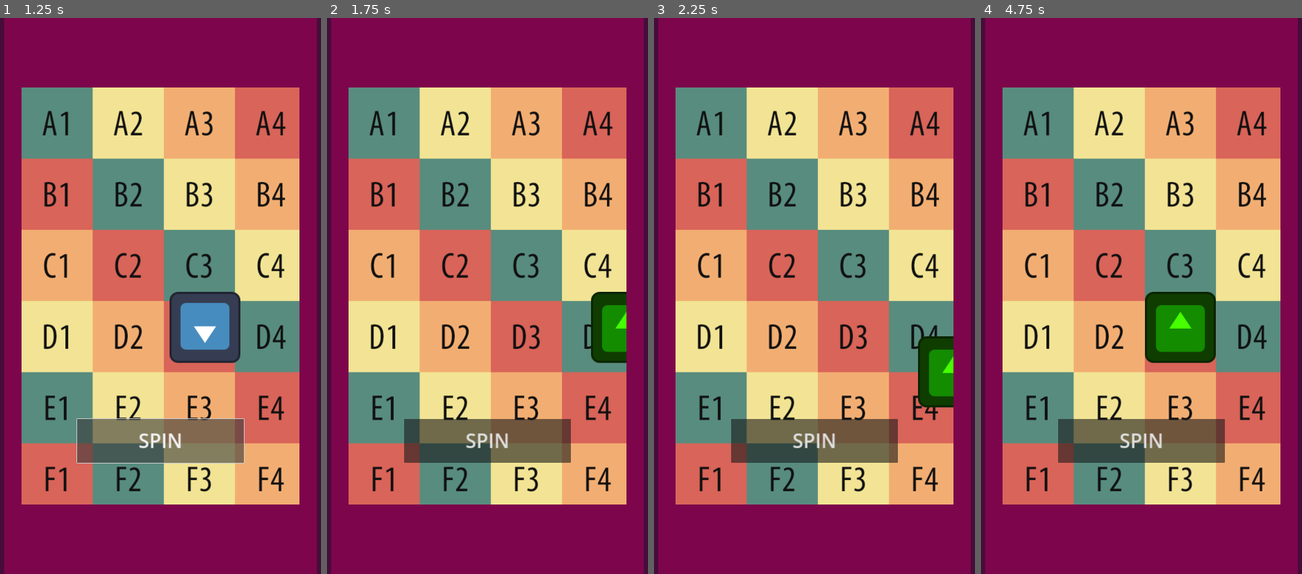
Above: before the commit, frames 1-4 (left to right).
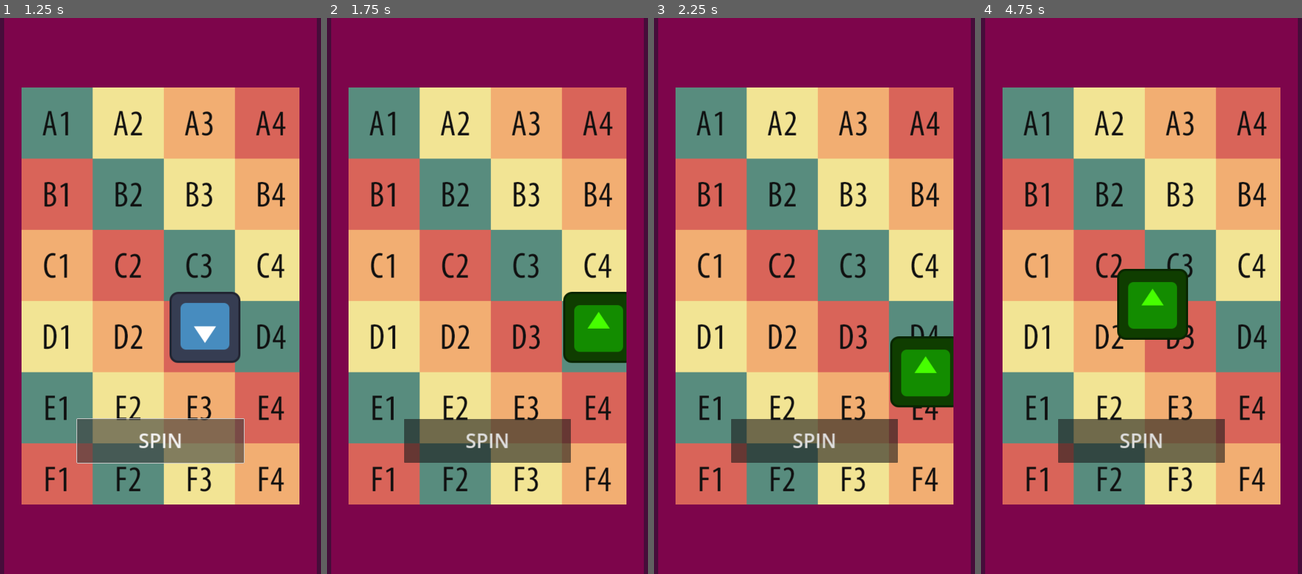
Above: after the commit, the same moments.

Repository: BajaTheFrog/scalable-fixed-aspect-demo
Game: Godot game, scene res://phone_portrait_demo.tscn
Two runs of this game, one before a commit and one after it. Both use one fixed random seed, a clock stepped at 60 frames per second and the inputs below. The project has no main scene, so this scene is started directly. The engine's default icon, where the game draws it, is replaced by a stand-in: a white triangle on a blue panel in a dark square.
Inputs (mouse positions are in pixels of both pictures, inside the frame that each line leads up to):
- Up to frame 1 (1.25 s): click "SPIN" at 0.5 s
- Up to frame 2 (1.75 s): tap Enter at 1.25 s; move the mouse to (532, 329) at 1.27 s; hold D (move_right) from 1.28 s (still down); click (532, 329) at 1.42 s
- Up to frame 3 (2.25 s): tap Space at 2 s; move the mouse to (740, 323) at 2.02 s; release D (move_right) at 2.03 s; hold S (move_down) from 2.03 s (still down)
- Up to frame 4 (4.75 s): move the mouse to (1176, 173) at 2.77 s; release S (move_down) at 2.78 s; hold D (move_right) 2.78-3.53 s; tap Enter at 3.5 s; move the mouse to (1122, 407) at 3.52 s; hold W (move_up) 3.53-4.28 s; click (1122, 407) at 3.67 s; move the mouse to (1250, 379) at 4.27 s; hold A (move_left) from 4.28 s (still down)

Frame 1 is identical in both runs. In frame 2, 1.6% of the frame differs, in the area x 73-94%, y 49-63%; in frame 3, 1.6%; in frame 4, 4.1%, in the area x 42-74%, y 45-63%.

Commit message:
Added viewport boundary controller

Diff:
--- a/icon_man.gd
+++ b/icon_man.gd
@@ -11,9 +11,6 @@
 		velocity.y = move_toward(velocity.y, 0, SPEED)
 
 	move_and_slide()
-
-	position.x = clamp(position.x, 0, get_viewport().size.x)
-	position.y = clamp(position.y, 0, get_viewport().size.y)
 
 
 func _on_button_pressed() -> void:
--- a/test_gameplay_scene.tscn
+++ b/test_gameplay_scene.tscn
@@ -1,8 +1,11 @@
-[gd_scene load_steps=2 format=3 uid="uid://chnmwjy38xvya"]
+[gd_scene load_steps=3 format=3 uid="uid://chnmwjy38xvya"]
 
 [ext_resource type="PackedScene" uid="uid://wqijouwafajp" path="res://icon_man.tscn" id="1_8vjg8"]
+[ext_resource type="PackedScene" uid="uid://cowvgi30mk8fj" path="res://viewport_barrier.tscn" id="1_fgl4g"]
 
 [node name="TestJetPackScene" type="Node2D"]
+
+[node name="ViewportBarrier" parent="." instance=ExtResource("1_fgl4g")]
 
 [node name="IconMan" parent="." instance=ExtResource("1_8vjg8")]
 position = Vector2(660, 863)
--- /dev/null
+++ b/viewport_barrier.gd
@@ -0,0 +1,61 @@
+@tool
+extends Node2D
+class_name ViewportBoundaryController
+
+@export var top_edge_body: StaticBody2D
+@export var left_edge_body: StaticBody2D
+@export var right_edge_body: StaticBody2D
+@export var bottom_edge_body: StaticBody2D
+@export_flags_2d_physics var collision_layer: int = 1:
+	set(value):
+		collision_layer = value
+		_update_layers(value)
+@export_flags_2d_physics var collision_mask: int = 1:
+	set(value):
+		collision_mask = value
+		_update_masks(value)
+
+var update_on_next_physics_frame = false
+
+func _ready() -> void:
+	_update_boundaries()
+	_update_layers(collision_layer)
+	_update_masks(collision_mask)
+	get_viewport().size_changed.connect(_on_viewport_size_changed)
+
+
+func _process(delta: float) -> void:
+	if Engine.is_editor_hint():
+		_update_boundaries()
+
+
+func _physics_process(delta: float) -> void:
+	if update_on_next_physics_frame:
+		_update_boundaries()
+		update_on_next_physics_frame = false
+
+
+func _on_viewport_size_changed() -> void:
+	update_on_next_physics_frame = true
+
+
+func _update_boundaries() -> void:
+	var viewport_rect = get_viewport().get_visible_rect()
+	top_edge_body.global_position = viewport_rect.position # top left
+	left_edge_body.global_position = Vector2(viewport_rect.position.x, viewport_rect.end.y) # bottom left
+	right_edge_body.global_position = Vector2(viewport_rect.end.x, viewport_rect.position.y) # top right
+	bottom_edge_body.global_position = viewport_rect.end # bottom right
+
+
+func _update_layers(value: int) -> void:
+	top_edge_body.collision_layer = value
+	left_edge_body.collision_layer = value
+	right_edge_body.collision_layer = value
+	bottom_edge_body.collision_layer = value
+
+
+func _update_masks(value: int) -> void:
+	top_edge_body.collision_mask = value
+	left_edge_body.collision_mask = value
+	right_edge_body.collision_mask = value
+	bottom_edge_body.collision_mask = value
--- /dev/null
+++ b/viewport_barrier.tscn
@@ -0,0 +1,44 @@
+[gd_scene load_steps=6 format=3 uid="uid://cowvgi30mk8fj"]
+
+[ext_resource type="Script" path="res://viewport_barrier.gd" id="1_c8p8f"]
+
+[sub_resource type="WorldBoundaryShape2D" id="WorldBoundaryShape2D_lfvmu"]
+normal = Vector2(0, 1)
+
+[sub_resource type="WorldBoundaryShape2D" id="WorldBoundaryShape2D_57015"]
+normal = Vector2(1, 0)
+
+[sub_resource type="WorldBoundaryShape2D" id="WorldBoundaryShape2D_cn0xl"]
+normal = Vector2(-1, 0)
+
+[sub_resource type="WorldBoundaryShape2D" id="WorldBoundaryShape2D_r68lu"]
+
+[node name="ViewportBarrier" type="Node2D" node_paths=PackedStringArray("top_edge_body", "left_edge_body", "right_edge_body", "bottom_edge_body")]
+script = ExtResource("1_c8p8f")
+top_edge_body = NodePath("top_edge_body")
+left_edge_body = NodePath("left_edge_body")
+right_edge_body = NodePath("right_edge_body")
+bottom_edge_body = NodePath("bottom_edge_body")
+
+[node name="top_edge_body" type="StaticBody2D" parent="."]
+
+[node name="CollisionShape2D" type="CollisionShape2D" parent="top_edge_body"]
+shape = SubResource("WorldBoundaryShape2D_lfvmu")
+
+[node name="left_edge_body" type="StaticBody2D" parent="."]
+position = Vector2(0, 1416)
+
+[node name="CollisionShape2D" type="CollisionShape2D" parent="left_edge_body"]
+shape = SubResource("WorldBoundaryShape2D_57015")
+
+[node name="right_edge_body" type="StaticBody2D" parent="."]
+position = Vector2(1425, 0)
+
+[node name="CollisionShape2D" type="CollisionShape2D" parent="right_edge_body"]
+shape = SubResource("WorldBoundaryShape2D_cn0xl")
+
+[node name="bottom_edge_body" type="StaticBody2D" parent="."]
+position = Vector2(1425, 1416)
+
+[node name="CollisionShape2D" type="CollisionShape2D" parent="bottom_edge_body"]
+shape = SubResource("WorldBoundaryShape2D_r68lu")
